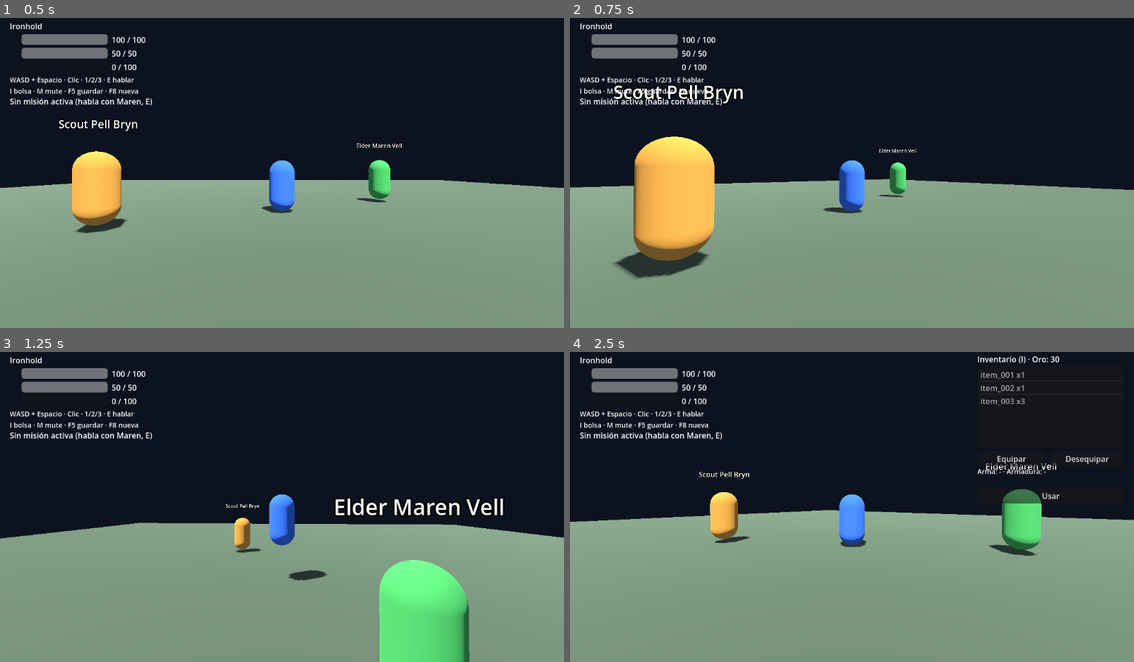
Above: before the commit, frames 1-4 (two rows, left to right).
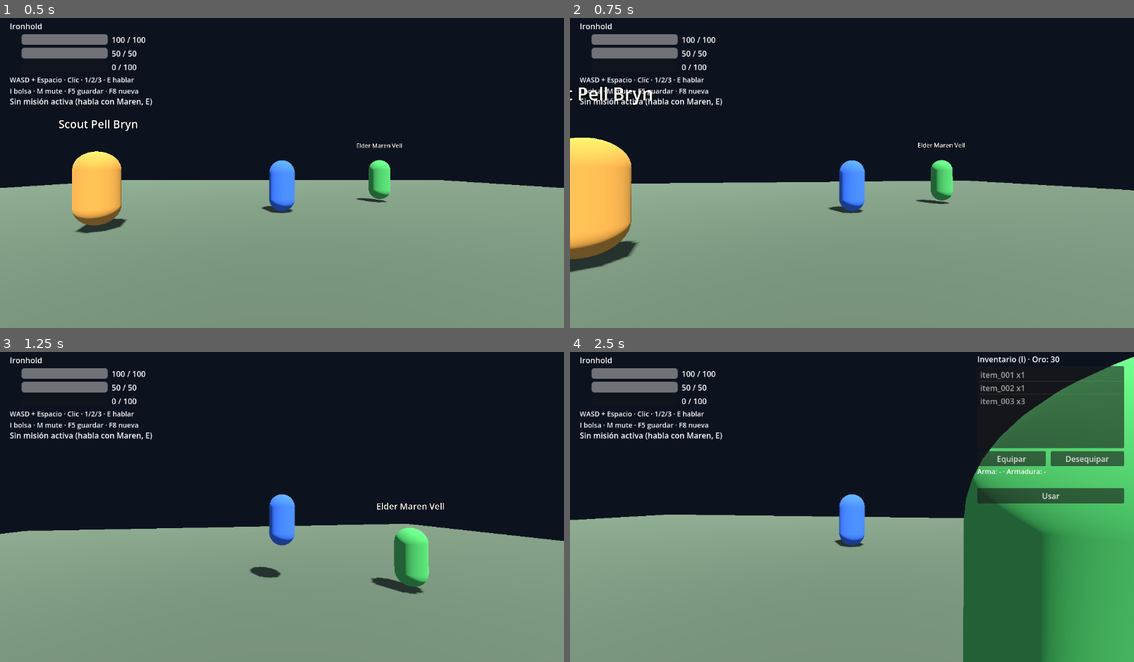
Above: after the commit, the same moments.

Repository: yojananyosef/flyff-reforged
Game: Godot game, scene res://scenes/main.tscn
The game is run twice, just before and just after one commit, with the same random seed, the same clock (stepped at 60 frames per second) and the same inputs.
Inputs (mouse positions are in pixels of both pictures, inside the frame that each line leads up to):
- Up to frame 1 (0.5 s): no input
- Up to frame 2 (0.75 s): tap Enter at 0.5 s; move the mouse to (880, 169) at 0.52 s; hold W (move_forward) from 0.53 s (still down); tap M at 0.6 s; click (880, 169) at 0.67 s
- Up to frame 3 (1.25 s): keep holding W (move_forward); tap Space (jump) at 0.77 s
- Up to frame 4 (2.5 s): move the mouse to (823, 503) at 1.27 s; tap I at 1.35 s; tap Space (jump) at 1.52 s; move the mouse to (908, 435) at 2.02 s; release W (move_forward) at 2.03 s; hold D (move_right) from 2.03 s (still down); tap E at 2.1 s

Frame 1 is identical in both runs. In frame 2, 12% of the frame differs, in the area x 0-100%, y 21-85%; in frame 3, 8.4%; in frame 4, 26%, in the area x 0-100%, y 1-100%.

Commit message:
chore: archiva o3d/shop/skin/web a specs estables + fix camara orbita con A/D (gira malla, no cuerpo)

Diff:
--- a/godot_project/scripts/player.gd
+++ b/godot_project/scripts/player.gd
@@ -100,8 +100,10 @@
 	if input_dir.length() > 0.01:
 		var yaw := cam_pivot.global_rotation.y
 		dir = (Basis(Vector3.UP, yaw) * Vector3(input_dir.x, 0.0, input_dir.y)).normalized()
-		# Gira el cuerpo hacia la direccion de marcha.
-		rotation.y = lerp_angle(rotation.y, atan2(dir.x, dir.z), 10.0 * delta)
+		# Gira solo la malla visible: el cuerpo (CharacterBody3D) no rota
+		# porque CamPivot/Camera cuelgan de el y la camara orbitaria sola
+		# al pulsar A/D (bug: parecia que se movia la camara y no el pj).
+		body_mesh.rotation.y = lerp_angle(body_mesh.rotation.y, atan2(dir.x, dir.z) - rotation.y, 10.0 * delta)
 
 	velocity.x = dir.x * speed
 	velocity.z = dir.z * speed
Not shown, removed: openspec/changes/aethermere-web/tasks.md
Not shown, added: openspec/changes/archive/2026-09-18-aethermere-o3d/design.md
Not shown, added: openspec/changes/archive/2026-09-18-aethermere-o3d/proposal.md
Not shown, added: openspec/changes/archive/2026-09-18-aethermere-o3d/specs/o3dflyff/spec.md
Not shown, added: openspec/changes/archive/2026-09-18-aethermere-o3d/tasks.md
Not shown, added: openspec/changes/archive/2026-09-18-aethermere-shop/design.md
Not shown, added: openspec/changes/archive/2026-09-18-aethermere-shop/proposal.md
Not shown, added: openspec/changes/archive/2026-09-18-aethermere-shop/specs/shop/spec.md
Not shown, added: openspec/changes/archive/2026-09-18-aethermere-shop/tasks.md
Not shown, added: openspec/changes/archive/2026-09-18-aethermere-skin/design.md
Not shown, added: openspec/changes/archive/2026-09-18-aethermere-skin/proposal.md
Not shown, added: openspec/changes/archive/2026-09-18-aethermere-skin/specs/skin/spec.md
(and 9 more such lines)
